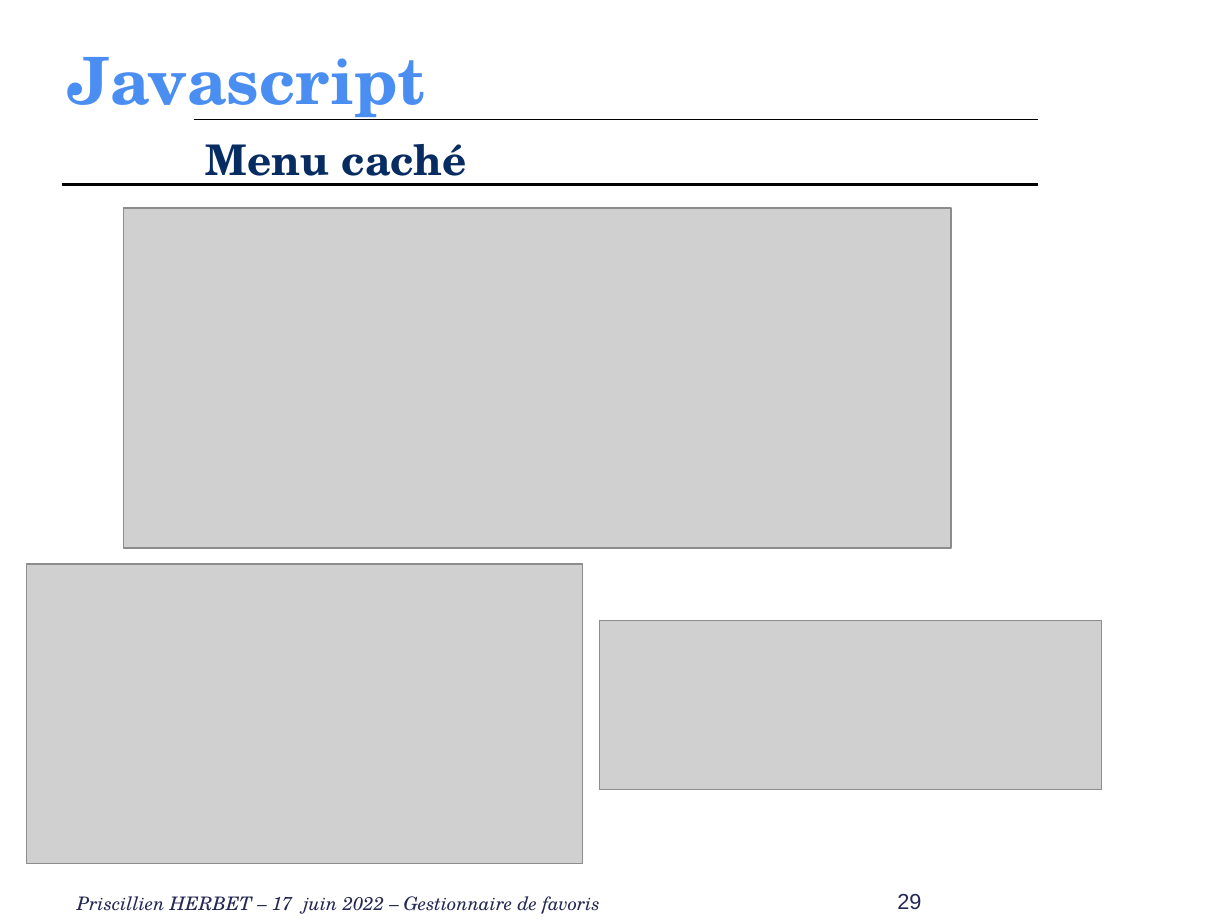
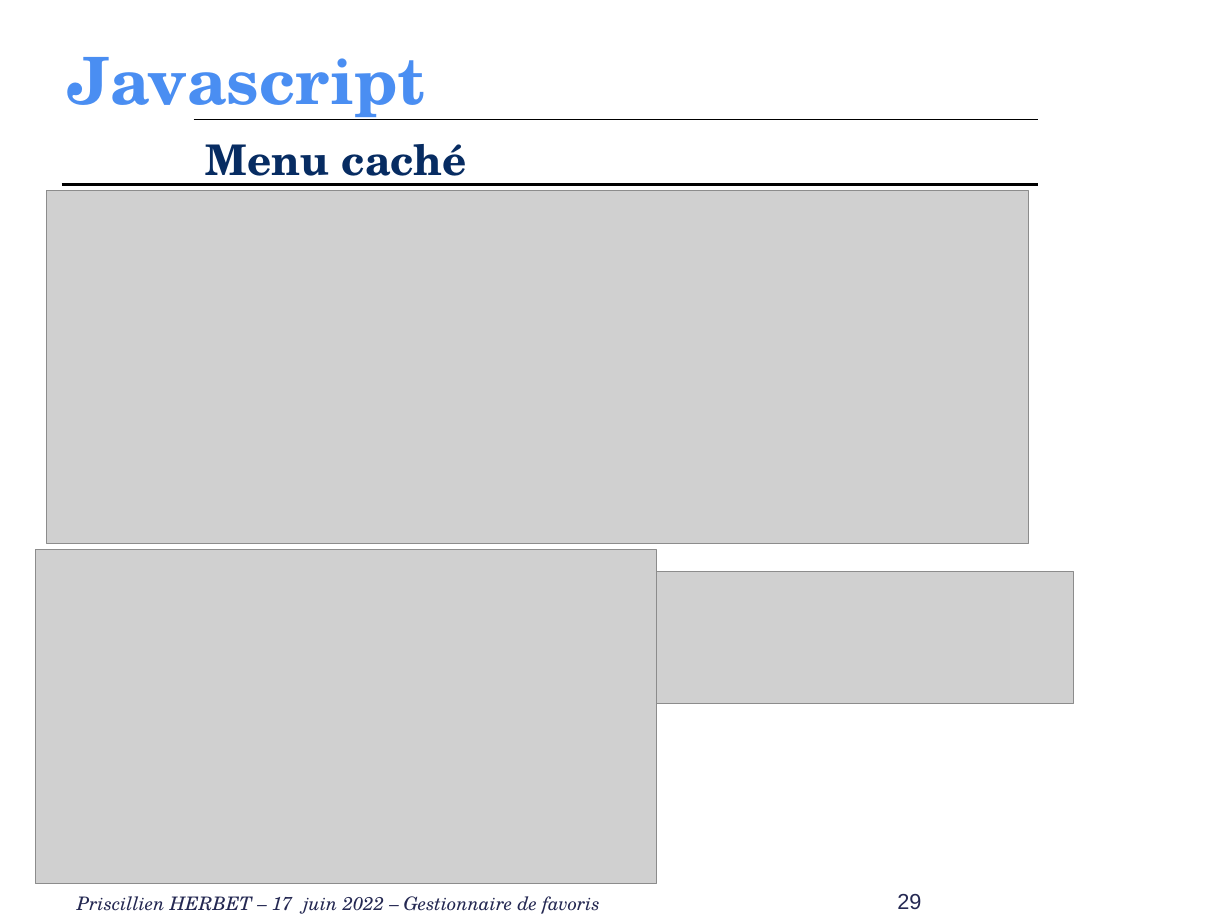
Before and after one commit to PHerbet/Realisation_fil_rouge, a slide deck: slide 29 of Realisation_4_Conception-MCD-MLD-SQL/presentation_oral_Priscillien_Herbet.pptx. Drawn at 1232x924 pixels with LibreOffice and Linux fonts; fonts in the diff are those of the drawing; grey boxes stand for pictures; background and template pictures are left out. Boxes give left, top, right and bottom in pixels: in the first picture for what was removed or moved away, otherwise in the second. Text is boxed around its words. In the diff, an @@ line names an element or a change of style, - is before the commit and + after.

```diff
--- a/Realisation_4_Conception-MCD-MLD-SQL/presentation_oral_Priscillien_Herbet.pptx
+++ b/Realisation_4_Conception-MCD-MLD-SQL/presentation_oral_Priscillien_Herbet.pptx
@@ picture: place and size @@
-picture at bbox=[123, 208, 951, 548]
+picture at bbox=[47, 191, 1029, 544]
@@ picture: place and size @@
-picture at bbox=[27, 565, 584, 864]
+picture at bbox=[35, 550, 656, 884]
@@ picture added at bbox=[656, 572, 1074, 704] @@
@@ picture removed at bbox=[600, 620, 1102, 789] @@
```
Also in this commit, not shown: 4 other slides changed, 25 other files.
